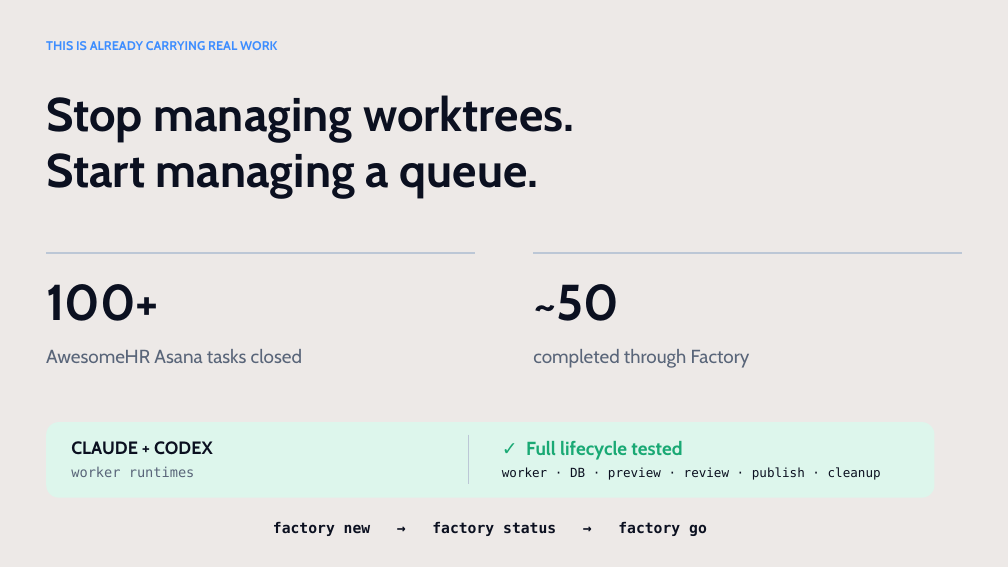
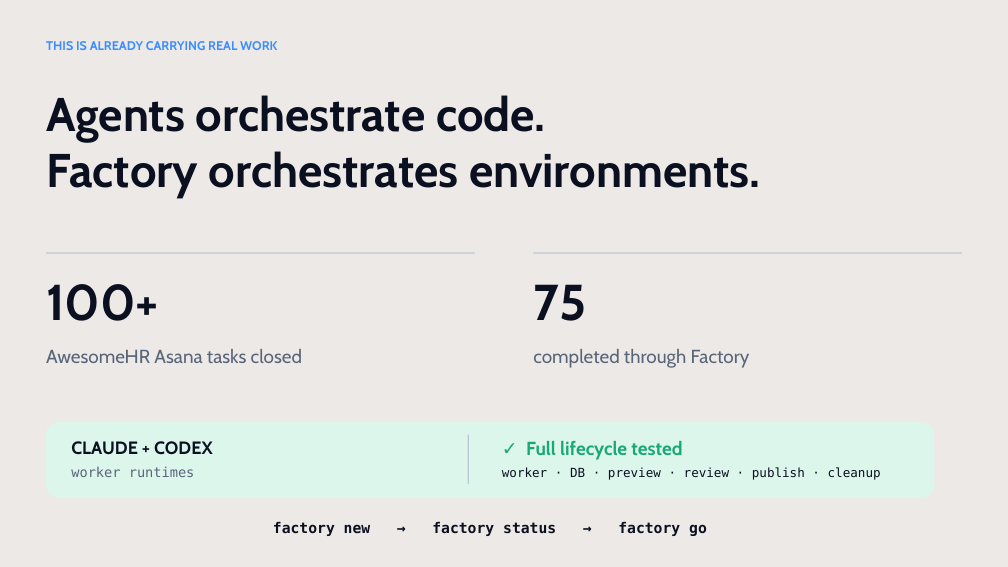
Before and after one commit to kagg-design/ai-factory-plugin, a slide deck: slide 10 of Multi-Agent Dev Factory.pptx. Drawn at 1008x567 pixels with LibreOffice and Linux fonts; fonts in the diff are those of the drawing. Boxes give left, top, right and bottom in pixels: in the first picture for what was removed or moved away, otherwise in the second. Text is boxed around its words. In the diff, an @@ line names an element or a change of style, - is before the commit and + after.

Commit message:
Update "Multi-Agent Dev Factory" presentation

```diff
--- a/Multi-Agent Dev Factory.pptx
+++ b/Multi-Agent Dev Factory.pptx
@@ text at (46,95,760,198): text changed @@
-Stop managing worktrees.
-Start managing a queue.
+Agents orchestrate code.
+Factory orchestrates environments.
@@ text at (533,284,586,321): text changed @@
-~50
+75
```
Also in this commit, not shown: 4 other slides changed.
